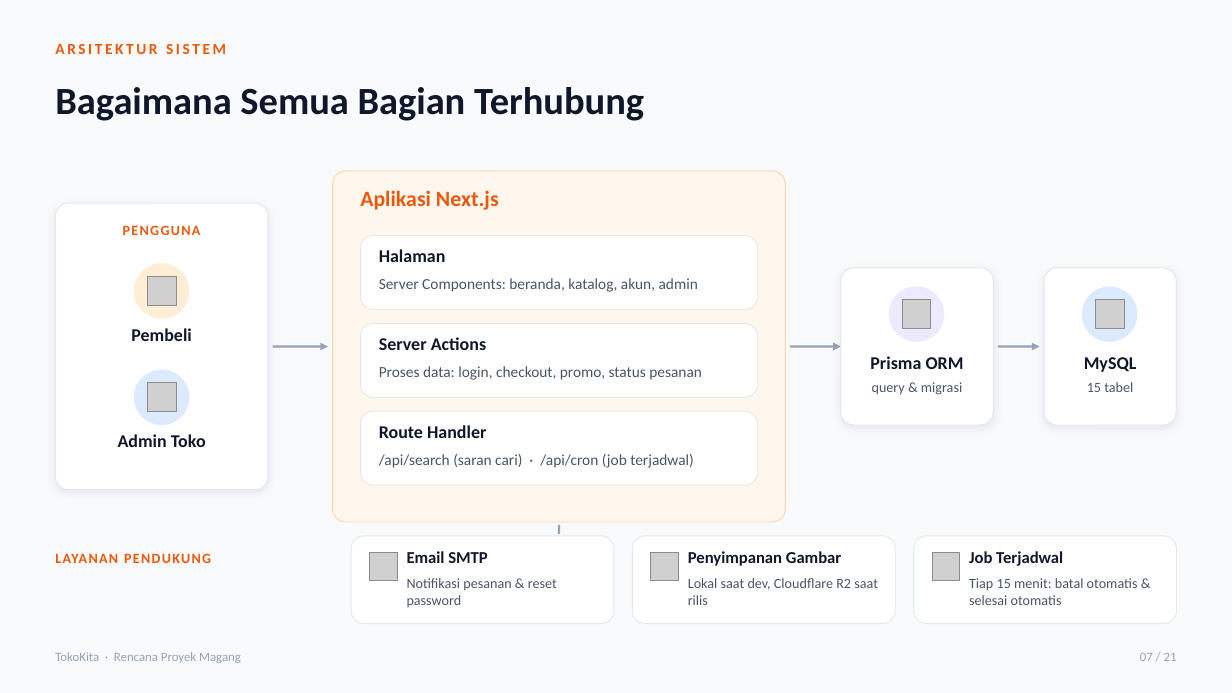
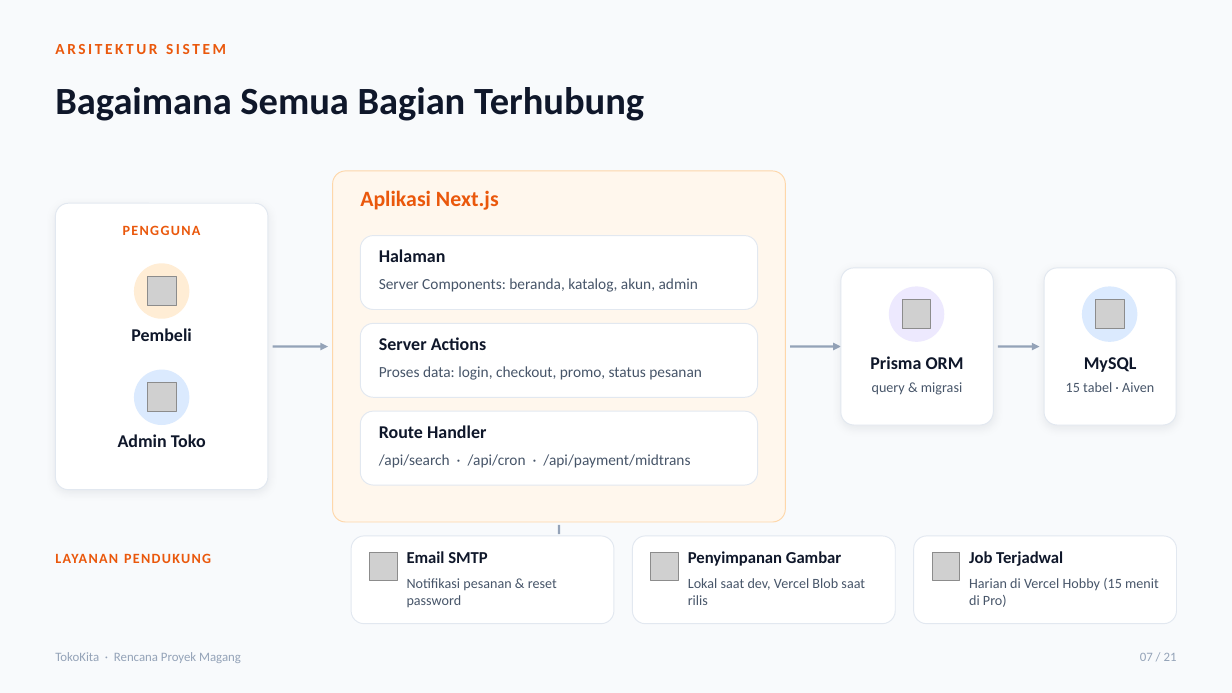
Before and after one commit to Magang-Project-Cmlabs/ecommerce, a slide deck: slide 7 of docs/Presentasi_ECommerce_TokoKita.pptx. Drawn at 1232x693 pixels with LibreOffice and Linux fonts; fonts in the diff are those of the drawing; grey boxes stand for pictures. Boxes give left, top, right and bottom in pixels: in the first picture for what was removed or moved away, otherwise in the second. Text is boxed around its words. In the diff, an @@ line names an element or a change of style, - is before the commit and + after.

Commit message:
docs: perbarui DESIGN.md, status, serah terima, indeks, dan PPT sesuai aplikasi terkini
- DESIGN.md ditulis ulang: arah Apple Store, token --tile, sistem tombol, gerak CSS, layout admin
- PPT: slide 1,5,6,7,10-13,16,19,20 (26 teks) dan 4 gambar mockup diganti tangkapan layar aplikasi; validator PPTX lulus
- PROJECT_STATUS/PROGRESS/SERAH_TERIMA/README/indeks/CLAUDE.md disesuaikan (Vercel Blob, SMTP, Midtrans sandbox, hasil uji)

```diff
--- a/docs/Presentasi_ECommerce_TokoKita.pptx
+++ b/docs/Presentasi_ECommerce_TokoKita.pptx
@@ text at [1066, 382, 1154, 392]: text changed @@
-15 tabel
+15 tabel · Aiven
@@ text at [379, 454, 690, 468]: text changed @@
-/api/search (saran cari) · /api/cron (job terjadwal)
+/api/search · /api/cron · /api/payment/midtrans
@@ text at [688, 578, 865, 605]: text changed @@
-Lokal saat dev, Cloudflare R2 saat rilis
+Lokal saat dev, Vercel Blob saat rilis
@@ text at [969, 578, 1159, 607]: text changed @@
-Tiap 15 menit: batal otomatis & selesai otomatis
+Harian di Vercel Hobby (15 menit di Pro)
```
Also in this commit, not shown: 7 other slides changed, 7 other files.
